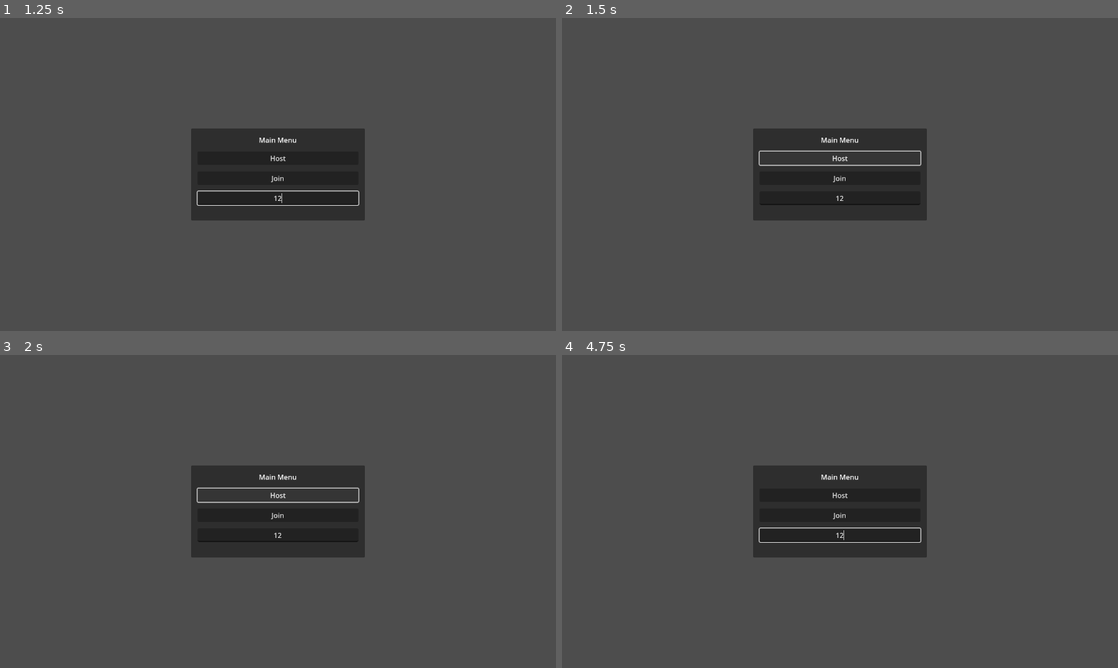
Above: before the commit, frames 1-4 (two rows, left to right).
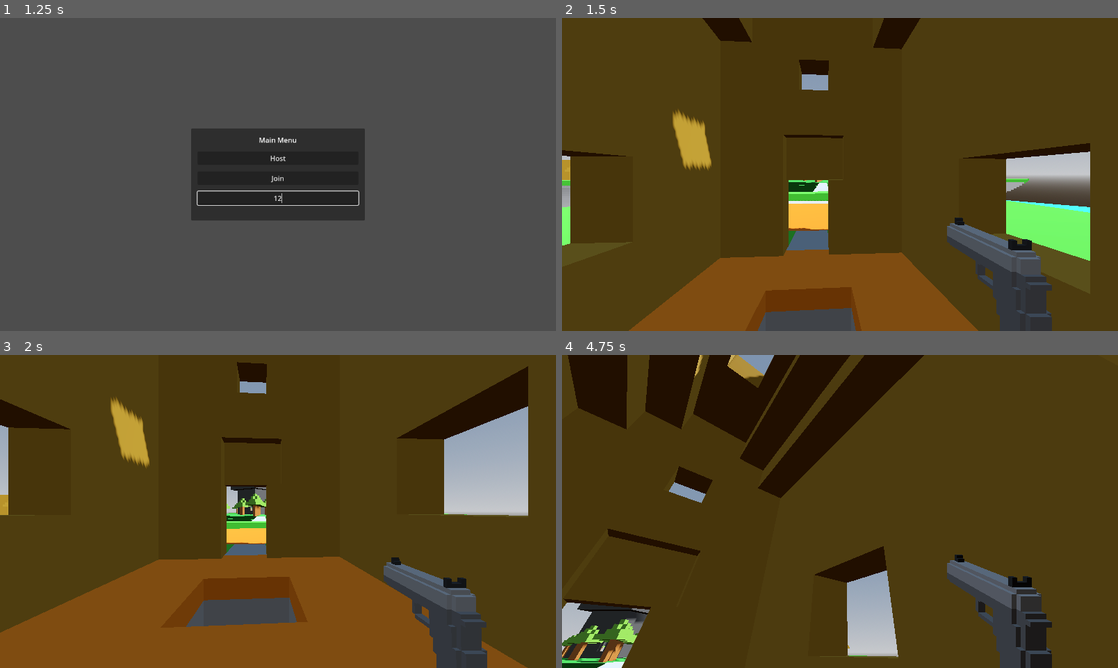
Above: after the commit, the same moments.

Repository: qdanq/Battle-duo
Game: Godot game, scene res://world.tscn
The game is run twice, just before and just after one commit, with the same random seed, the same clock (stepped at 60 frames per second) and the same inputs.
Inputs (mouse positions are in pixels of both pictures, inside the frame that each line leads up to):
- Up to frame 1 (1.25 s): click (278, 199) at 0.52 s; type "12" at 0.6 s
- Up to frame 2 (1.5 s): click "Host" at 1.25 s
- Up to frame 3 (2 s): no input
- Up to frame 4 (4.75 s): click (840, 514) at 2 s, where only the run before the commit has a clickable "Join"; move the mouse to (962, 495) at 2.77 s; press the mouse at (962, 495) at 2.78 s; hold Right (ui_right) 2.78-3.53 s; move the mouse to (728, 527) at 3.52 s; release the mouse at (728, 527) at 3.53 s; hold Down (ui_down) 3.53-4.28 s; click (728, 527) at 3.6 s; move the mouse to (895, 442) at 4.27 s; press the mouse at (895, 442) at 4.28 s; hold Right (ui_right) from 4.28 s (still down)

Frame 1 is identical in both runs. In frame 2, 97% of the frame differs, in the area x 0-100%, y 0-100%; in frame 3, 97%; in frame 4, 98%.

Commit message:
Set player position and spawn.

Diff:
--- a/player.tscn
+++ b/player.tscn
@@ -209,6 +209,7 @@
 }
 
 [node name="Player" type="CharacterBody3D"]
+transform = Transform3D(-4.37114e-08, 0, 1, 0, 1, 0, -1, 0, -4.37114e-08, -4.644, 148.339, -25.097)
 script = SubResource("GDScript_8cwsq")
 
 [node name="MeshInstance3D" type="MeshInstance3D" parent="."]
--- a/world.gd
+++ b/world.gd
@@ -1,4 +1,11 @@
 extends Node
+
+@onready var main_menu = $CanvasLayer/MainMenu
+@onready var address_entry = $CanvasLayer/MainMenu/MarginContainer/VBoxContainer/AddressEntry
+
+const Player = preload("res://player.tscn")
+const PORT = 6969
+var enet_peer = ENetMultiplayerPeer.new()
 
 func _unhandled_input(event):
 	if Input.is_action_just_pressed("quit"):
@@ -6,8 +13,18 @@
 
 
 func _on_host_button_pressed():
-	pass # Replace with function body.
+	main_menu.hide()
+
+	enet_peer.create_server(PORT)
+	multiplayer.multiplayer_peer = enet_peer
+
+	add_player(multiplayer.get_unique_id())
 
 
 func _on_join_button_pressed():
 	pass # Replace with function body.
+
+func add_player(peer_id):
+	var player = Player.instantiate()
+	player.name = str(peer_id)
+	add_child(player)
--- a/world.tscn
+++ b/world.tscn
@@ -15,6 +15,8 @@
 sky = SubResource("Sky_ujq7m")
 tonemap_mode = 2
 glow_enabled = true
+
+[sub_resource type="CapsuleMesh" id="CapsuleMesh_1xcn2"]
 
 [node name="World" type="Node"]
 script = ExtResource("1_6g01w")
@@ -70,3 +72,10 @@
 layout_mode = 2
 placeholder_text = "Enter address"
 alignment = 1
+
+[node name="MeshInstance3D" type="MeshInstance3D" parent="."]
+transform = Transform3D(1, 0, 0, 0, 1, 0, 0, 0, 1, -4.64371, 148.339, -25.0966)
+mesh = SubResource("CapsuleMesh_1xcn2")
+
+[connection signal="pressed" from="CanvasLayer/MainMenu/MarginContainer/VBoxContainer/HostButton" to="." method="_on_host_button_pressed"]
+[connection signal="pressed" from="CanvasLayer/MainMenu/MarginContainer/VBoxContainer/JoinButton" to="." method="_on_join_button_pressed"]
Not shown: 1 places in world.tscn that only renumber resources
